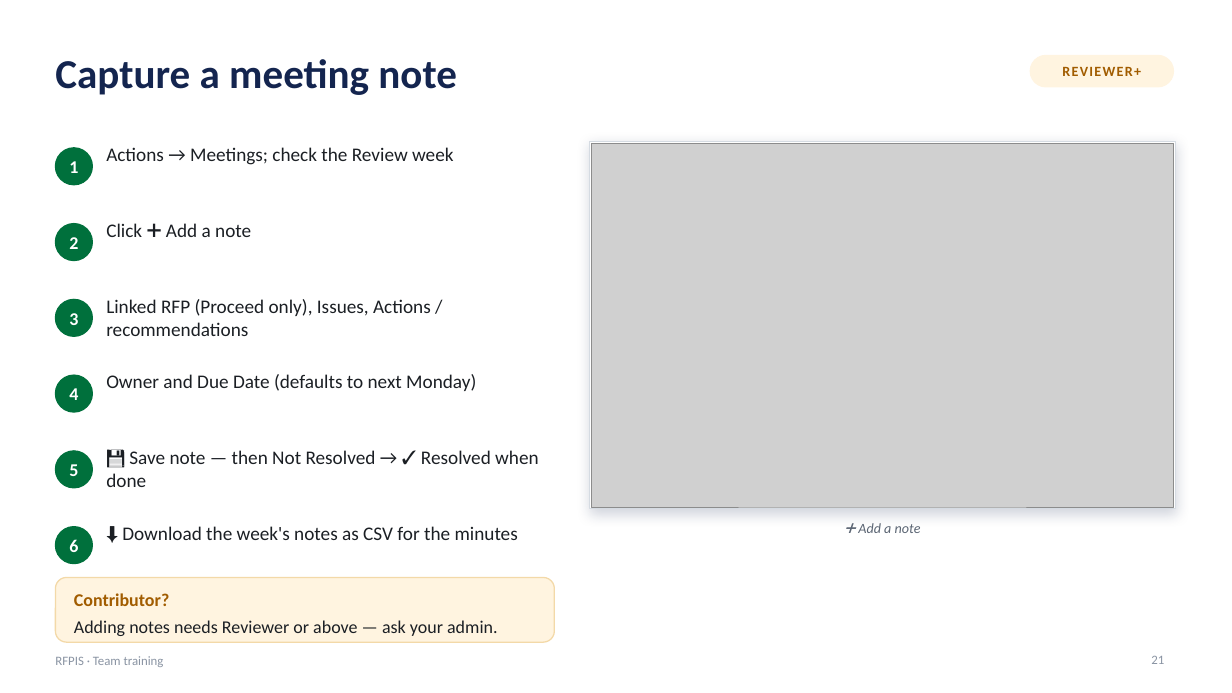
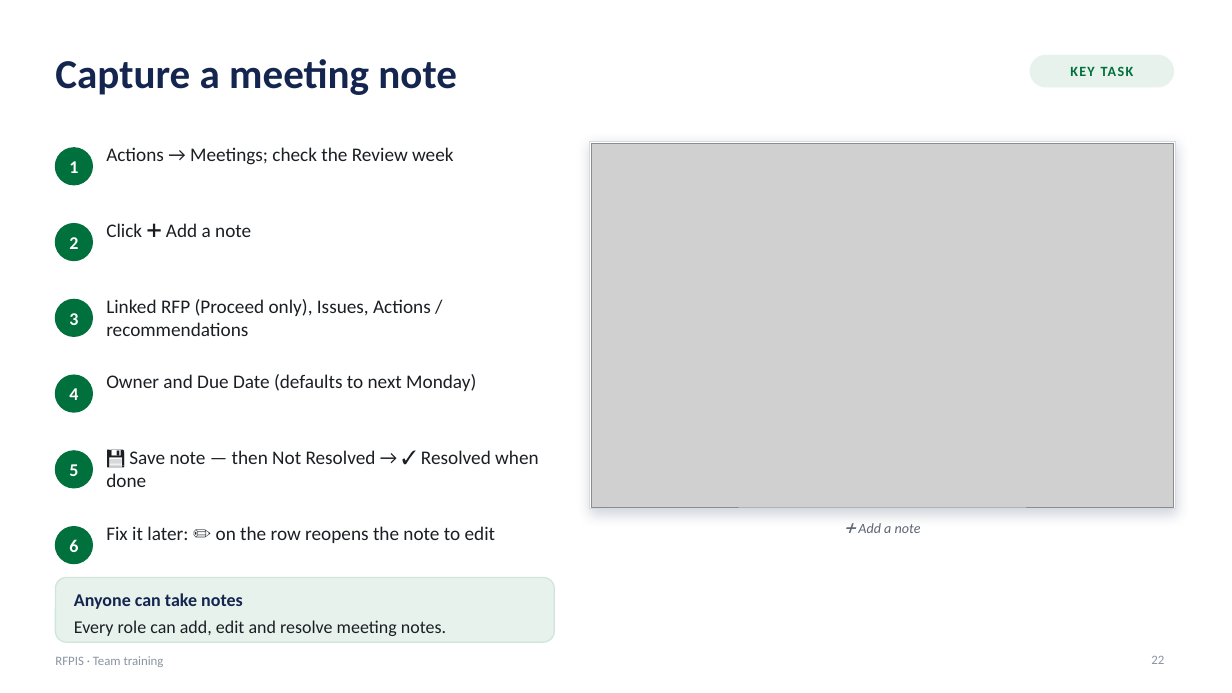
Before and after one commit to bensah/chai-rfpis, a slide deck: slide 22 of assets/help/RFPIS_Training_Deck.pptx (slide 21 before the commit). Drawn at 1232x693 pixels with LibreOffice and Linux fonts; fonts in the diff are those of the drawing; grey boxes stand for pictures. Boxes give left, top, right and bottom in pixels: in the first picture for what was removed or moved away, otherwise in the second. Text is boxed around its words. In the diff, an @@ line names an element or a change of style, - is before the commit and + after.

```diff
--- a/assets/help/RFPIS_Training_Deck.pptx
+++ b/assets/help/RFPIS_Training_Deck.pptx
@@ rounded rectangle at box(1031, 55, 1174, 87): fill #FFF4E0 to #E6F2EB; outline #FFF4E0 1 pt to #E6F2EB 1 pt @@
@@ text at box(1070, 66, 1134, 76): text changed; text colour #A15C00 to #00703C @@
-REVIEWER+
+KEY TASK
@@ text at box(106, 526, 496, 543): text changed @@
-⬇ Download the week's notes as CSV for the minutes
+Fix it later: ✏️ on the row reopens the note to edit
@@ rounded rectangle at box(55, 578, 555, 642): fill #FFF4E0 to #E6F2EB; outline #F3D9A8 1 pt to #CFE6DA 1 pt @@
@@ text at box(74, 593, 446, 636): text changed @@
-Contributor?
-Adding notes needs Reviewer or above — ask your admin.
+Anyone can take notes
+Every role can add, edit and resolve meeting notes.
@@ page number at box(1151, 656, 1164, 664): text changed @@
-21
+22
```
Also in this commit, not shown: 3 other slides changed, 1 slide added, 14 other files.
